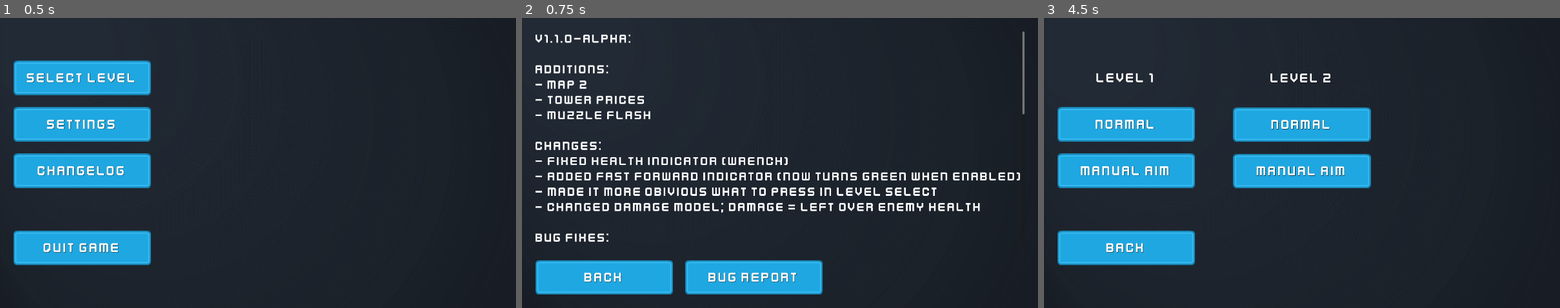
Above: before the commit, frames 1-3 (left to right).
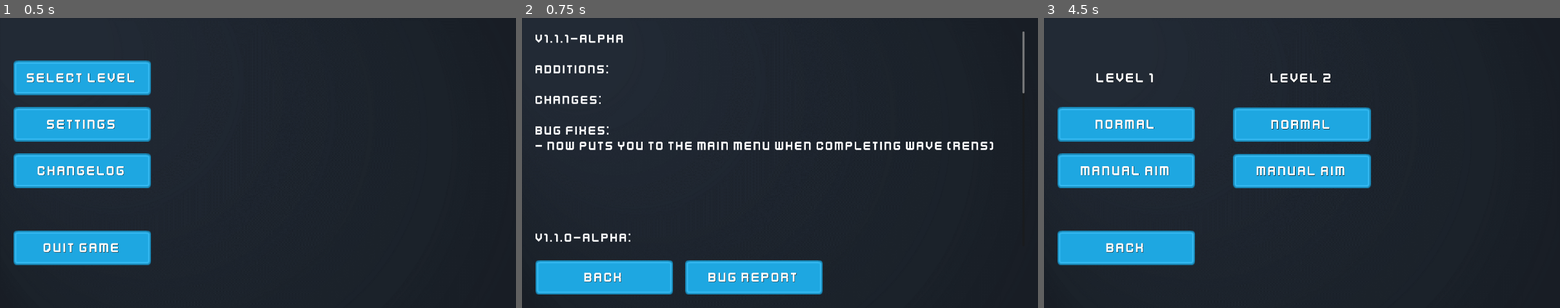
Above: after the commit, the same moments.

Repository: Sondervick/PWS-TowerDefense-Game
Game: Godot game, scene res://Scenes/scene_handler.tscn
The game is run twice, just before and just after one commit, with the same random seed, the same clock (stepped at 60 frames per second) and the same inputs.
Inputs:
- Up to frame 1 (0.5 s): no input
- Up to frame 2 (0.75 s): click "CHANGELOG" at 0.5 s
- Up to frame 3 (4.5 s): click "BUG REPORT" at 1.25 s; click "BUG REPORT" at 2 s; click "BUG REPORT" at 2.75 s; click "BACK" at 3.5 s; click "SELECT LEVEL" at 4.25 s

Frame 1 is identical in both runs. In frame 2, 7.1% of the frame differs, in the area x 2-98%, y 5-78%; in frame 3, nothing differs.

Commit message:
:bug: FIX
:bug: fixed: automatically put in main menu if last enemy reaches the end

Diff:
--- a/Scenes/Enemies/Enemies.gd
+++ b/Scenes/Enemies/Enemies.gd
@@ -45,6 +45,9 @@
 		emit_signal("base_damage", damage)
 		GameData.enemies_in_wave -= 1
 		self.queue_free()
+
+		if GameData.enemies_in_wave <= 0:
+			get_tree().reload_current_scene()
 	#we want it to execute the move function
 	move(delta)
 
--- a/Scenes/UIScenes/Changelog.tscn
+++ b/Scenes/UIScenes/Changelog.tscn
@@ -102,7 +102,20 @@
 size_flags_vertical = 0
 theme_override_fonts/font = ExtResource("4_d3ogv")
 theme_override_font_sizes/font_size = 48
-text = "V1.1.0-ALPHA:
+text = "V1.1.1-ALPHA
+
+Additions:
+
+Changes:
+
+Bug Fixes:
+- Now puts you to the main menu when completing wave (RENS)
+
+
+
+
+
+V1.1.0-ALPHA:
 
 Additions:
 - Map 2
